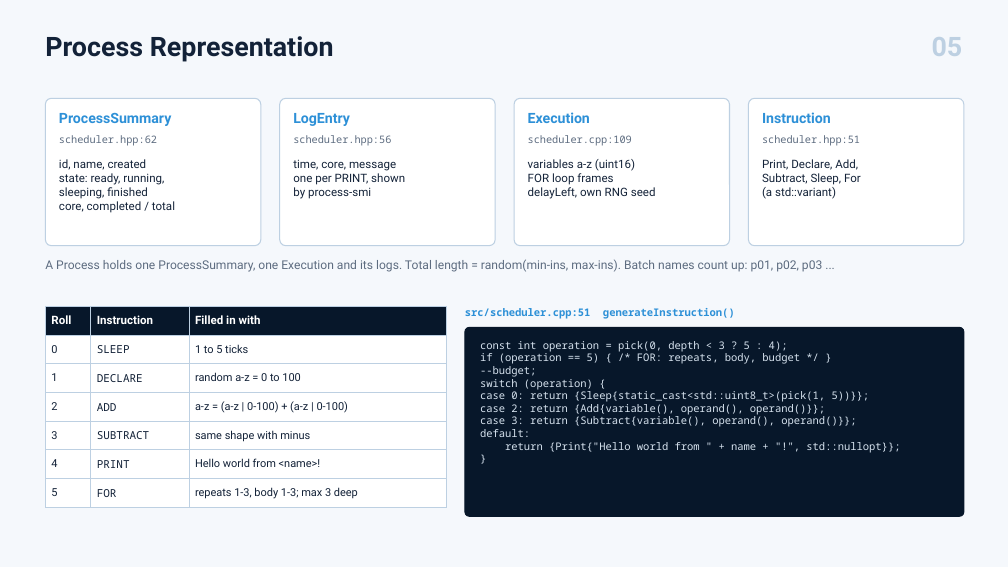
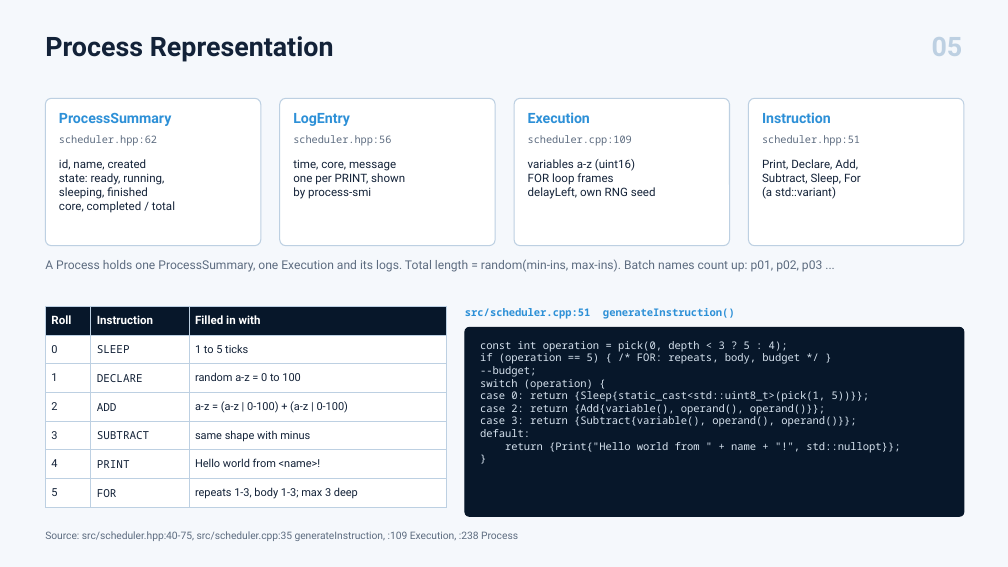
Before and after one commit to zuraxy/CSOPESY2, a slide deck: slide 5 of ACTUAL Submission - MO1 - Process Multiplexer and CLI/PPT/PPT - ACTUAL Submission - MO1 - Process Multiplexer and CLI.pptx. Drawn at 1008x567 pixels with LibreOffice and Linux fonts; fonts in the diff are those of the drawing. Boxes give left, top, right and bottom in pixels: in the first picture for what was removed or moved away, otherwise in the second. Text is boxed around its words. In the diff, an @@ line names an element or a change of style, - is before the commit and + after.

```diff
--- a/ACTUAL Submission - MO1 - Process Multiplexer and CLI/PPT/PPT - ACTUAL Submission - MO1 - Process Multiplexer and CLI.pptx
+++ b/ACTUAL Submission - MO1 - Process Multiplexer and CLI/PPT/PPT - ACTUAL Submission - MO1 - Process Multiplexer and CLI.pptx
@@ text added at <box>45,531,518,541</box>, 9.8 pt, text #5D6C80 @@
+Source: src/scheduler.hpp:40-75, src/scheduler.cpp:35 generateInstruction, :109 Execution, :238 Process
```
Also in this commit, not shown: 4 other slides changed, 1 other file.
